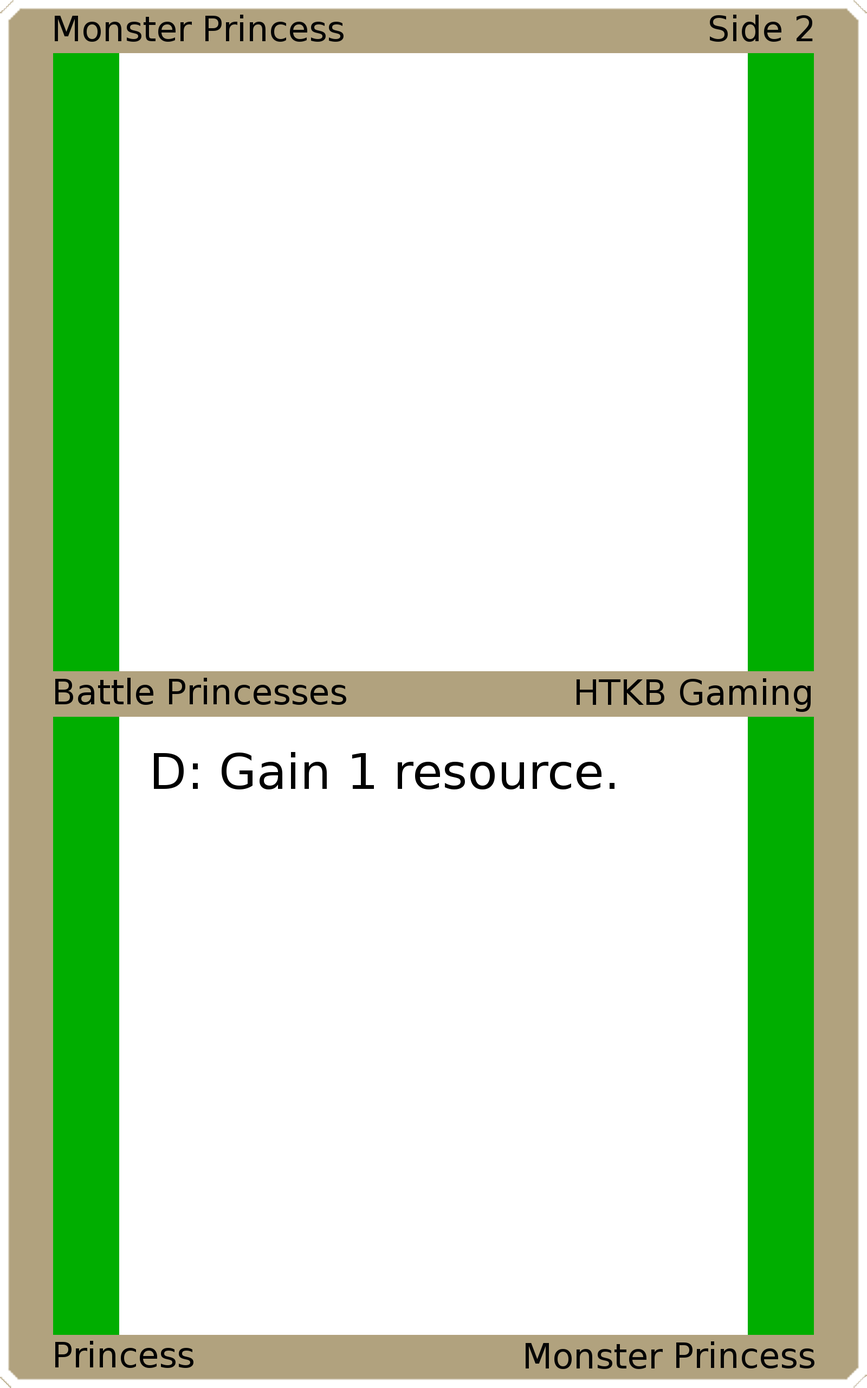
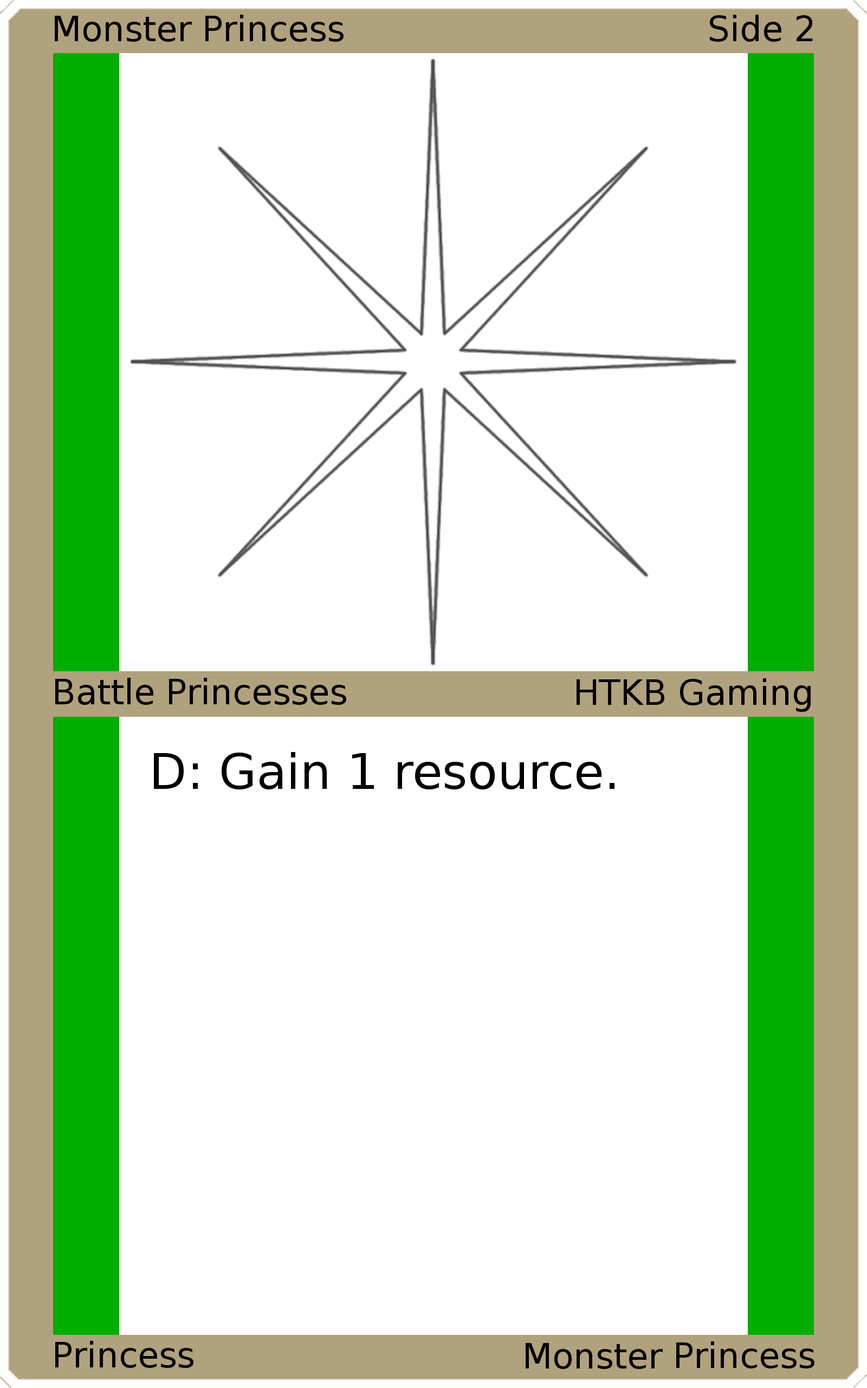
Layers edited between the first and the second 867 x 1388 image:
added layer "Art" above "Top Background" over [129, 57, 738, 666]
